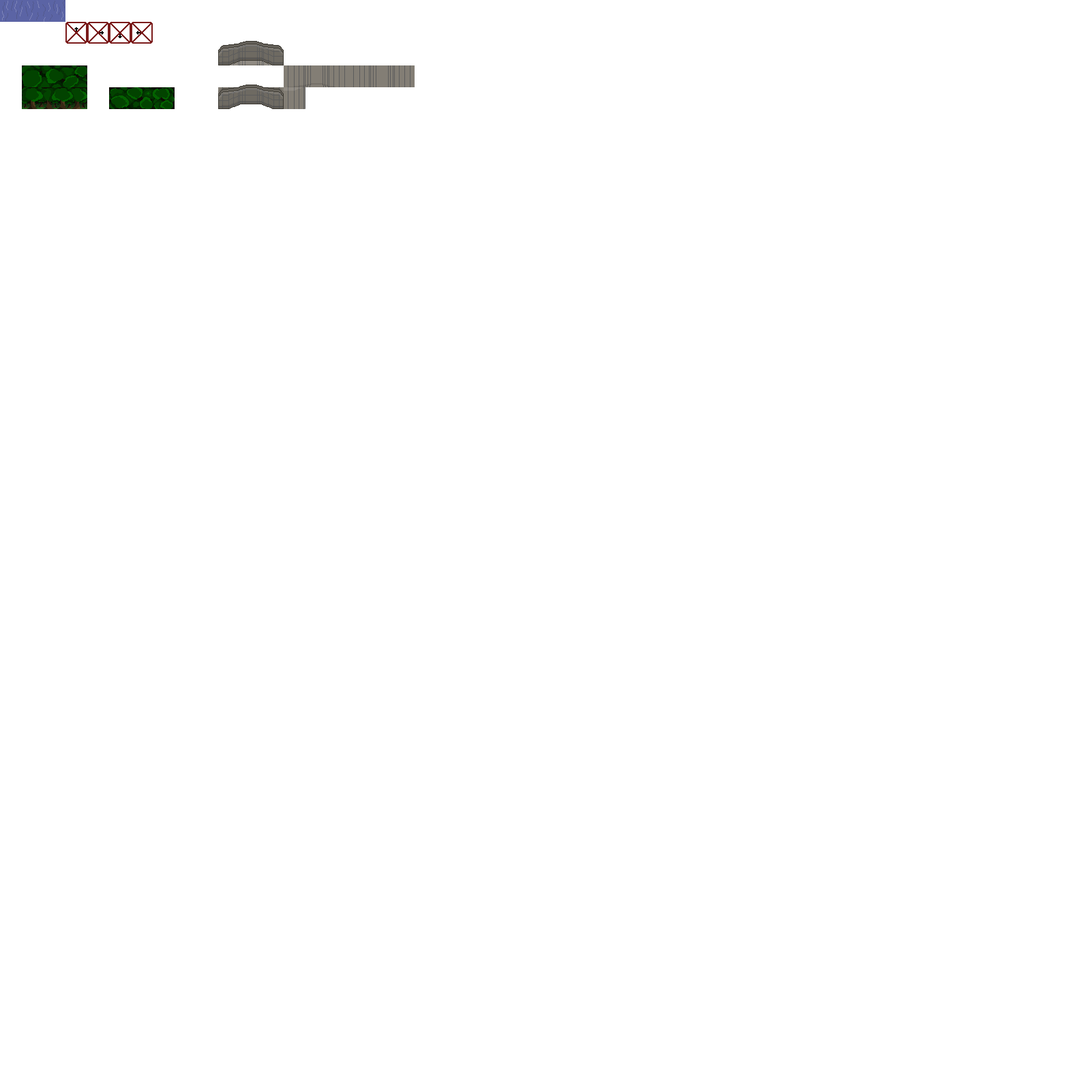
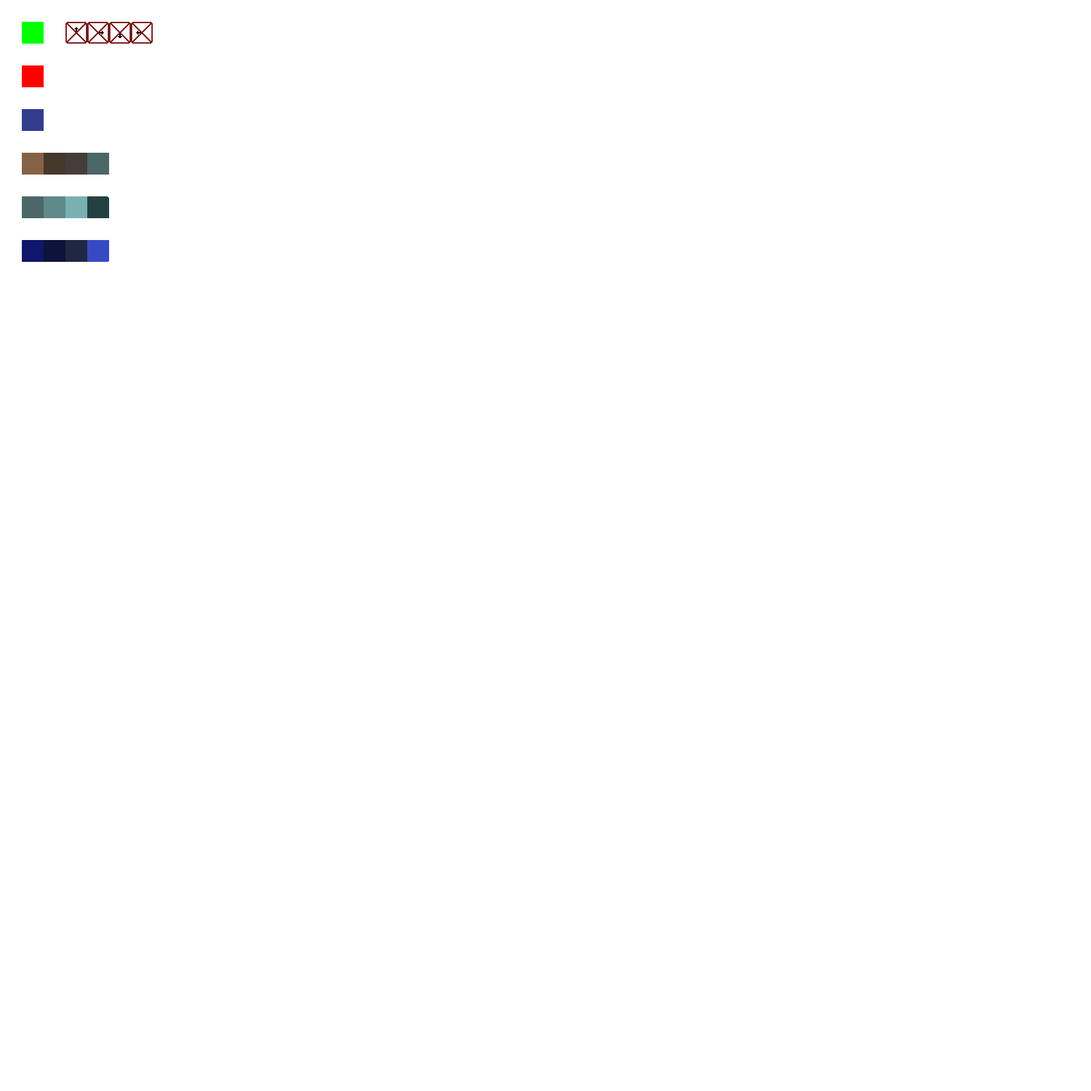
Before/after of a (1091, 1091) layered artwork. What changed in the layer stack:
hid "FaceForet" over (x1=21, y1=21, x2=153, y2=110)
hid "TestDessus" over (x1=25, y1=87, x2=175, y2=110)
hid "SecondDessus" over (x1=21, y1=65, x2=88, y2=89)
hid "Water" over (x1=0, y1=0, x2=66, y2=22)
hid "Calque 3" over (x1=218, y1=41, x2=284, y2=52)
hid "Pont" over (x1=218, y1=40, x2=284, y2=110)
hid "SolPont" over (x1=283, y1=65, x2=350, y2=88)
hid "SolPont2" over (x1=349, y1=65, x2=415, y2=88)
hid "top" over (x1=283, y1=87, x2=306, y2=110)
showed "TilesetPlaceHolder", painted on it over (x1=21, y1=21, x2=153, y2=262)
